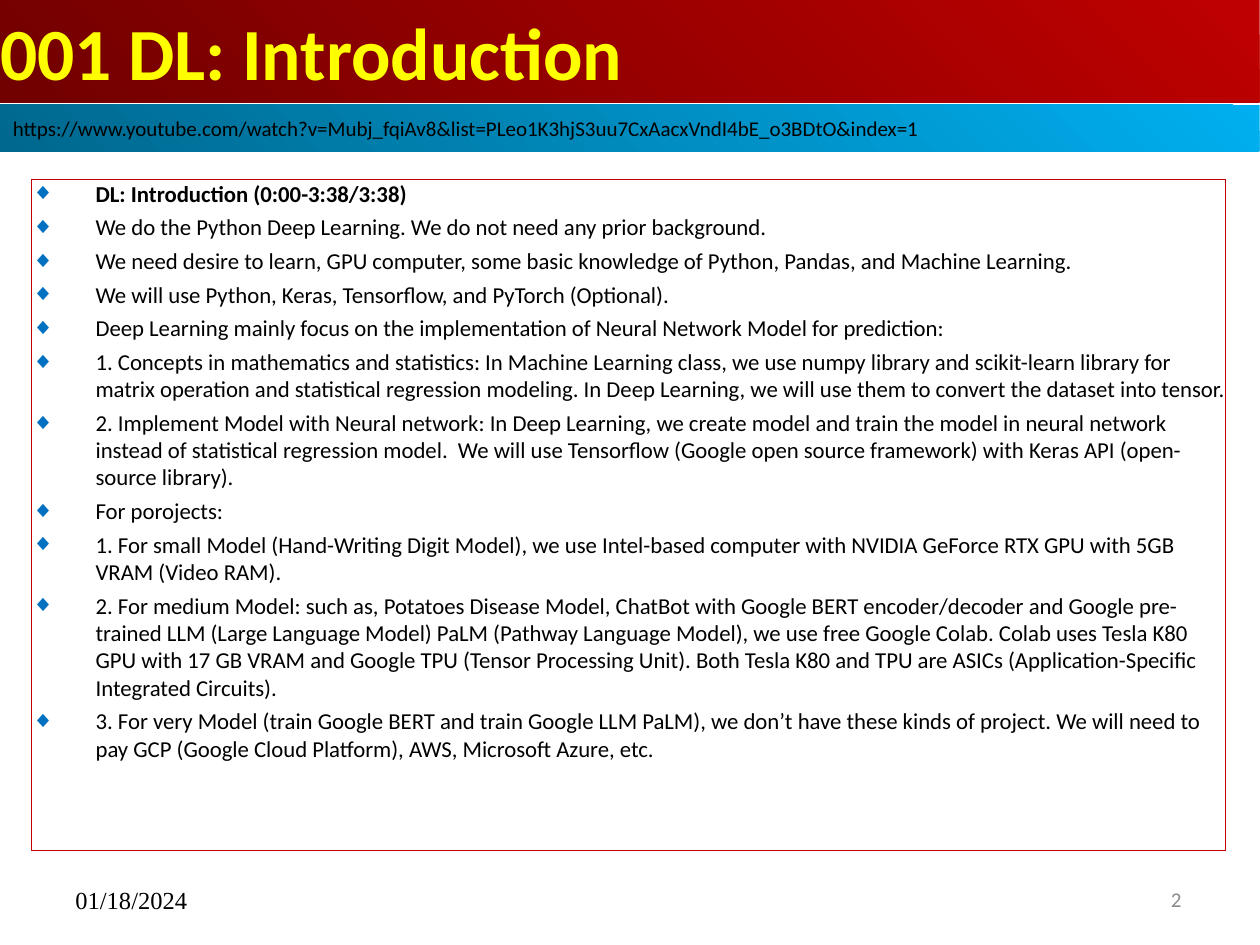
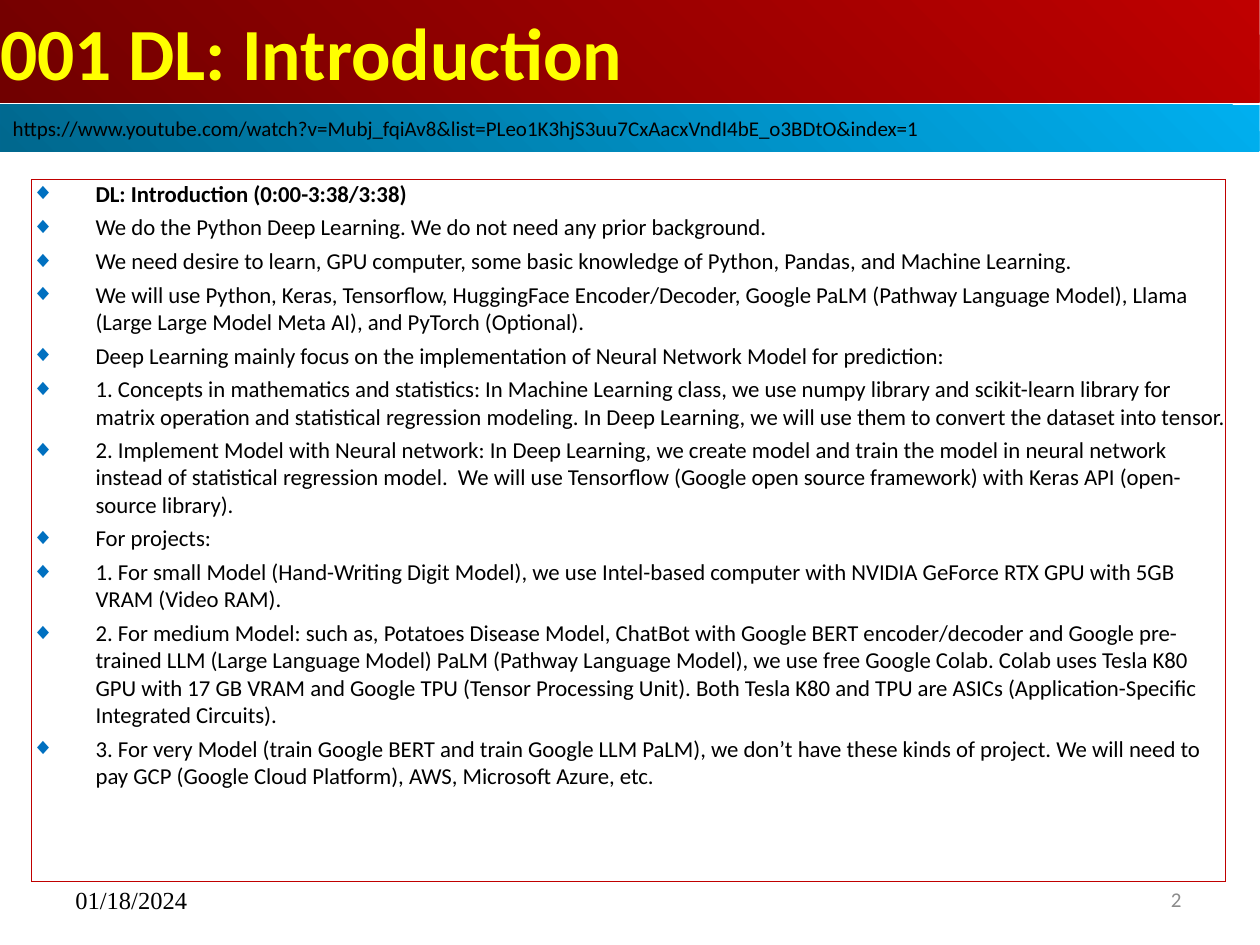
Before and after one commit to peterhchen/AIU_CS512_DL, a slide deck: slide 2 of 000_Lecture_Project/w01_Intro/01_Intro.pptx. Drawn at 1260x945 pixels with LibreOffice and Linux fonts; fonts in the diff are those of the drawing. Boxes give left, top, right and bottom in pixels: in the first picture for what was removed or moved away, otherwise in the second. Text is boxed around its words. In the diff, an @@ line names an element or a change of style, - is before the commit and + after.

```diff
--- a/000_Lecture_Project/w01_Intro/01_Intro.pptx
+++ b/000_Lecture_Project/w01_Intro/01_Intro.pptx
@@ subtitle "DL: Introduction (0:00-3:38/3:38)": place and size @@
-subtitle "DL: Introduction (0:00-3:38/3:38)" at bbox=[32, 179, 1226, 850]
+subtitle "DL: Introduction (0:00-3:38/3:38)" at bbox=[32, 179, 1226, 882]
@@ subtitle at bbox=[96, 286, 1188, 334]: text changed @@
-◆ We will use Python, Keras, Tensorflow, and PyTorch (Optional).
+◆ We will use Python, Keras, Tensorflow, HuggingFace Encoder/Decoder, Google PaLM (Pathway Language Model), Llama (Large Large Model Meta AI), and PyTorch (Optional).
@@ subtitle at bbox=[96, 530, 211, 550]: text changed @@
-◆ For porojects:
+◆ For projects:
```
